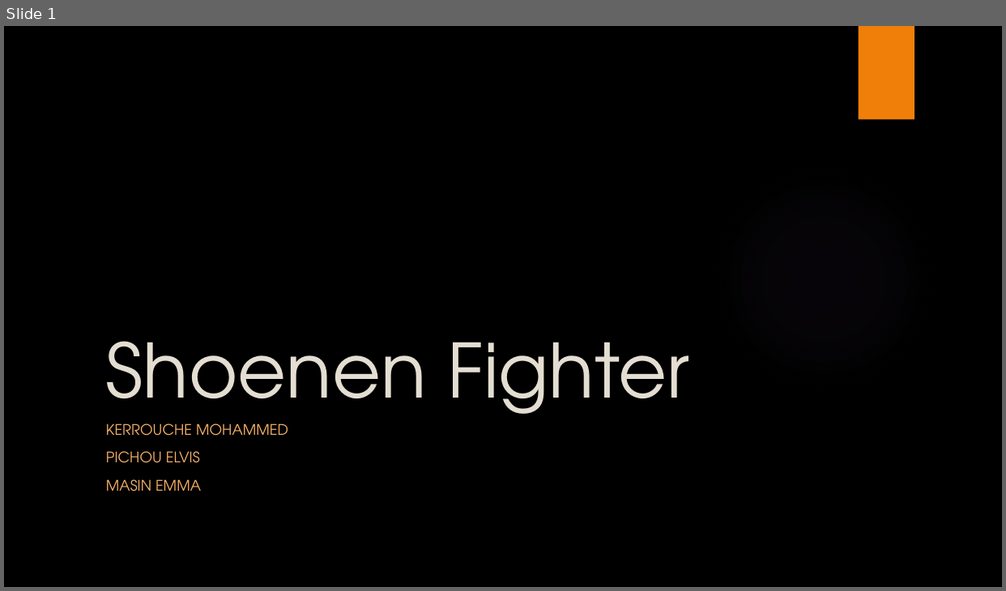
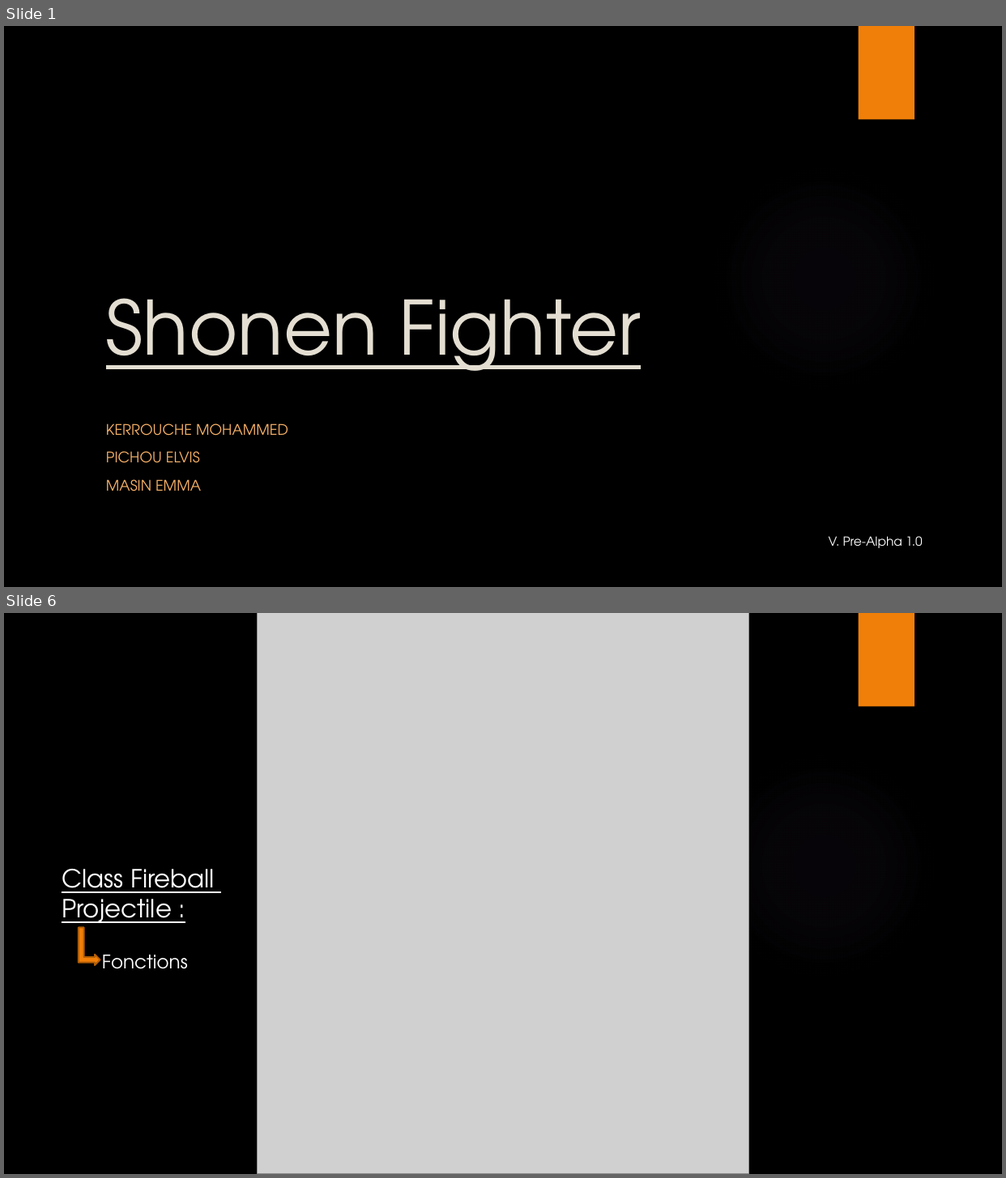
Before and after one commit to caerroff/Shonen-fighter, a slide deck: Shoenen Fighter.pptx. Shown one above the other, each under a label of ours: slide 1 before the commit, slides 1 and 6 after it; the slides between them are not shown. The pictures are 1006x591 and 1006x1178 pixels, drawn with LibreOffice and Linux fonts; fonts in the diff are those of the drawing; grey boxes stand for pictures; background and template pictures are left out. Boxes give left, top, right and bottom in pixels: in the first picture for what was removed or moved away, otherwise in the second. Text is boxed around its words. In the diff, an @@ line names an element or a change of style, - is before the commit and + after.

Commit message:
V Présentation
Version Pre-Alpha 1.0, plusieurs ajouts + modifications Powerpoint pour présentation

```diff
--- a/Shoenen Fighter.pptx
+++ b/Shoenen Fighter.pptx
@@ slide 6 added at box(4, 613, 1002, 1174), background picture (left out); not listed: 2 template elements that a slide beside it also shows @@
@@ picture added at box(258, 613, 749, 1174) @@
@@ text added at box(62, 869, 215, 930), 24 pt, text #FFFFFF, underline @@
+Class Fireball
+Projectile :
@@ bent up arrow added at box(79, 928, 100, 965), fill #F07F09, outline #B25E07 1.5 pt @@
@@ text added at box(102, 955, 188, 969), 18 pt, text #FFFFFF @@
+Fonctions
@@ slide 1 changed as well @@
@@ title at box(106, 298, 641, 371): text changed @@
-Shoenen Fighter
+Shonen Fighter
@@ text added at box(829, 536, 922, 548), 12 pt, text #FFFFFF @@
+V. Pre-Alpha 1.0
```
Also in this commit, not shown: 6 other slides added, 7 slides removed, 6 other files.
